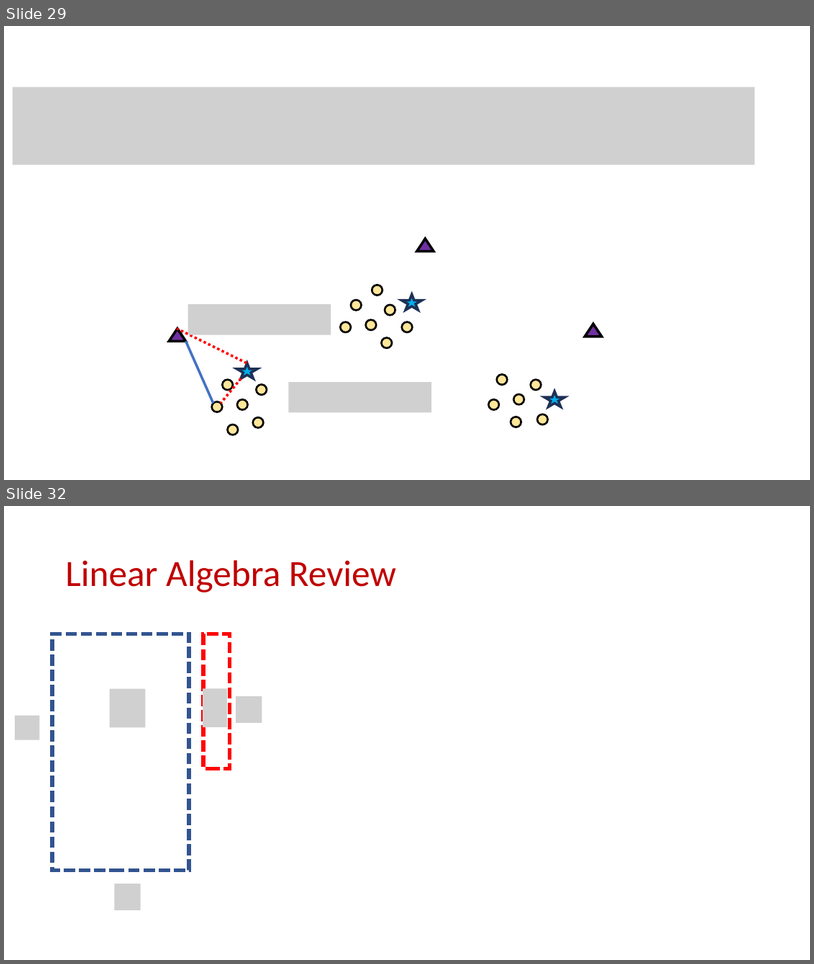
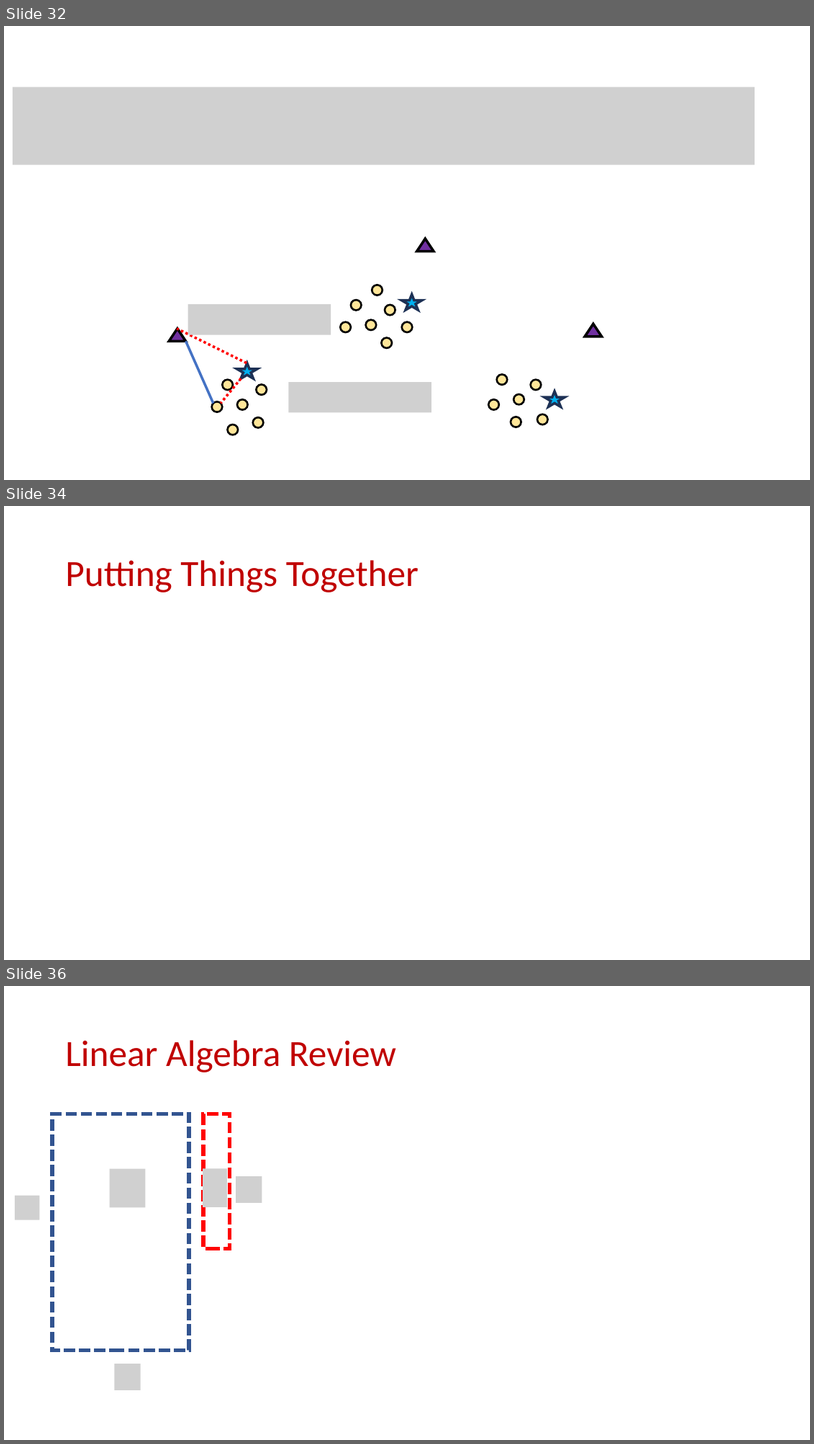
Before and after one commit to samsonzhou/samsonzhou.github.io, a slide deck: CSCE689-23/L25.pptx. Shown one above the other, each under a label of ours: slides 29 and 32 before the commit, slides 32, 34 and 36 after it; the slides between them are not shown. The pictures are 814x964 and 814x1444 pixels, drawn with LibreOffice and Linux fonts; fonts in the diff are those of the drawing; grey boxes stand for pictures. Boxes give left, top, right and bottom in pixels: in the first picture for what was removed or moved away, otherwise in the second. Text is boxed around its words. In the diff, an @@ line names an element or a change of style, - is before the commit and + after.

```diff
--- a/CSCE689-23/L25.pptx
+++ b/CSCE689-23/L25.pptx
@@ slide 34 added at (4, 506, 810, 960), background #FFFFFF @@
@@ title added at (65, 560, 419, 592), 44 pt, text #C00000 @@
+Putting Things Together
@@ what was slide 29 is now slide 32 @@
@@ what was slide 32 is now slide 36 @@
```
Also in this commit, not shown: 2 slides changed, 3 other slides added.
